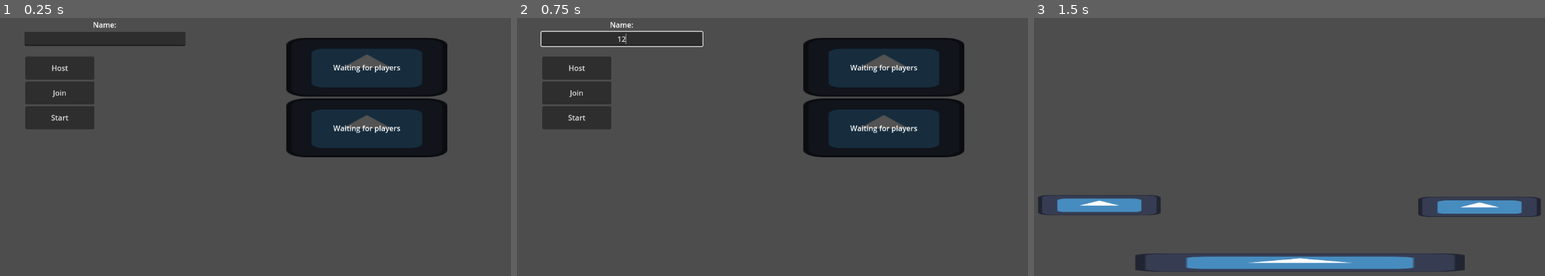
Above: before the commit, frames 1-3 (left to right).
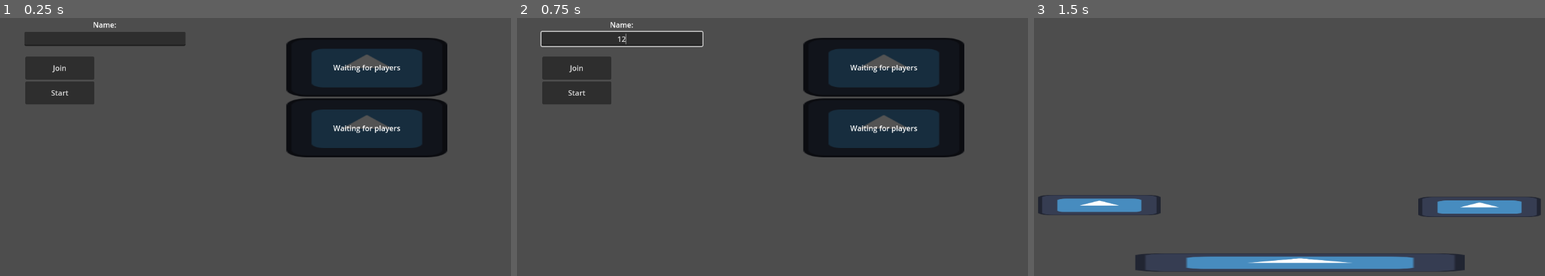
Above: after the commit, the same moments.

Repository: artbydaelok/Bomb-Shuffle
Game: Godot game, scene res://multiplayer_controller.tscn
Two runs of this game, one before a commit and one after it. Both use one fixed random seed, a clock stepped at 60 frames per second and the inputs below. The engine's default icon, where the game draws it, is replaced by a stand-in: a white triangle on a blue panel in a dark square.
Inputs (mouse positions are in pixels of both pictures, inside the frame that each line leads up to):
- Up to frame 1 (0.25 s): no input
- Up to frame 2 (0.75 s): click (624, 38) at 0.52 s; type "12" at 0.6 s
- Up to frame 3 (1.5 s): click "Start" at 1.25 s

The runs differ from the first frame. In frame 1, 1.3% of the frame differs, in the area x 4-19%, y 18-44%; in frame 2, 1.3%; in frame 3, nothing differs.

Commit message:
multiplayer works now, make sure server is running

Diff:
--- a/multiplayer_controller.gd
+++ b/multiplayer_controller.gd
@@ -1,6 +1,6 @@
 extends Control
 
-@export var Address = "127.0.0.1"
+@export var Address = "174.138.88.177"
 @export var port = 8910
 
 @export var max_player_count: int = 2
@@ -69,6 +69,7 @@
 
 
 func _on_start_game_button_down():
+	# This calls the function on
 	start_game.rpc()
 	pass # Replace with function body.
 
--- a/multiplayer_controller.tscn
+++ b/multiplayer_controller.tscn
@@ -52,6 +52,7 @@
 grow_vertical = 2
 
 [node name="HostButton" type="Button" parent="VBoxContainer"]
+visible = false
 custom_minimum_size = Vector2(150, 50)
 layout_mode = 2
 size_flags_horizontal = 0
--- a/player/player.gd
+++ b/player/player.gd
@@ -14,9 +14,12 @@
 @onready var push_area = $PushArea
 
 func _ready():
+	# This sets the multiplayer authority for the synchronizer to this client
 	$MultiplayerSynchronizer.set_multiplayer_authority(str(name).to_int())
 
 func _physics_process(delta):
+	# Since there are multiple player nodes in the scene
+	# Using the multiplayer synchronizer, we run this code only for this client.
 	if not $MultiplayerSynchronizer.get_multiplayer_authority() == multiplayer.get_unique_id():
 		return
 
@@ -39,19 +42,19 @@
 	move_and_slide()
 
 func _process(_delta):
+	# Using the multiplayer synchronizer, we run this code only for this client.
 	if not $MultiplayerSynchronizer.get_multiplayer_authority() == multiplayer.get_unique_id():
 		return
 	if Input.is_action_just_pressed("push"):
 		for body in push_area.get_overlapping_bodies():
 			if body.is_in_group("player") and not body == self:
-				print(body)
-				push_away.rpc(body)
+				push_away(body)
 
-@rpc("any_peer", "call_local")
 func push_away(player: Player):
 	var direction_to_push = global_position.direction_to(player.global_position)
-	player.launch_player.rpc(direction_to_push * push_force)
+	player.launch_player.rpc_id(int(str(player.name)) ,direction_to_push * push_force)
 
 @rpc("any_peer", "call_local")
 func launch_player(new_velocity: Vector2):
 	velocity = new_velocity
+	print(name + " is getting launched")
Not shown, changed: export_presets.cfg
